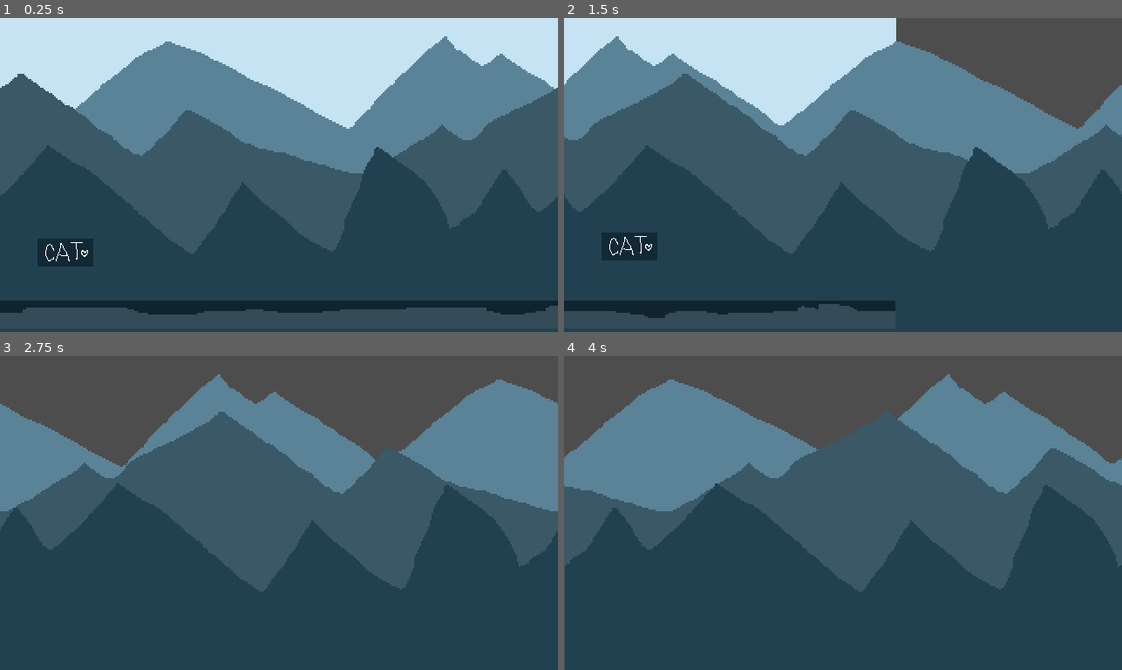
Above: before the commit, frames 1-4 (two rows, left to right).
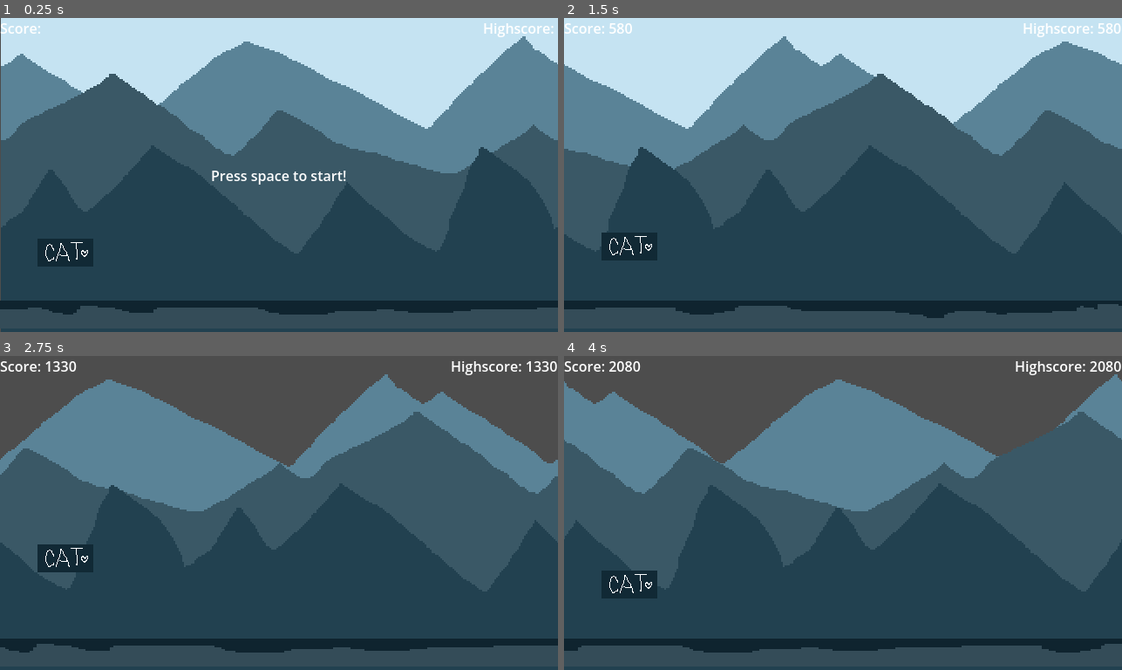
Above: after the commit, the same moments.

Repository: NeoRain314/GodotProjects
Game: Godot game, scene res://scenes/main.tscn
Same seed, same stepped clock (60 frames per second), same inputs: the game is played once before the commit and once after it.
Inputs:
- Up to frame 1 (0.25 s): no input
- Up to frame 2 (1.5 s): tap Space at 0.5 s; hold Enter (ui_accept) 0.53-1.28 s; tap Enter (ui_accept) at 1.35 s
- Up to frame 3 (2.75 s): tap Enter (ui_accept) at 1.52, 1.82 s; hold Down (ui_down) from 2.03 s (still down); hold Enter (ui_accept) from 2.03 s (still down)
- Up to frame 4 (4 s): release Down (ui_down) at 2.78 s; release Enter (ui_accept) at 2.78 s; tap Enter (ui_accept) at 2.85, 3.02, 3.32 s; hold Enter (ui_accept) from 3.53 s (still down)

The runs differ from the first frame. In frame 1, 20% of the frame differs, in the area x 0-100%, y 0-100%; in frame 2, 31%, in the area x 0-100%, y 0-96%; in frame 3, 28%; in frame 4, 28%.

Commit message:
added git ignore and working on base concept of endless runner

Diff:
--- a/cat-endless-runner/scenes/background.tscn
+++ b/cat-endless-runner/scenes/background.tscn
@@ -2,6 +2,7 @@
 
 [ext_resource type="Texture2D" uid="uid://bpiwnicw0kkw0" path="res://assets/img/background/background_04.png" id="1_splo0"]
 [ext_resource type="Texture2D" uid="uid://c1pxjmr3pe2s3" path="res://assets/img/background/background_01.png" id="2_eq6nc"]
+[ext_resource type="Script" uid="uid://dnm2e38bsupts" path="res://scenes/sky_background.gd" id="2_wisxt"]
 [ext_resource type="Texture2D" uid="uid://bnh5tjh4e5hri" path="res://assets/img/background/background_02.png" id="3_bpugw"]
 [ext_resource type="Texture2D" uid="uid://b7ruifcfpm7vu" path="res://assets/img/background/background_03.png" id="4_gjjrj"]
 
@@ -13,6 +14,7 @@
 scale = Vector2(2, 2)
 texture = ExtResource("1_splo0")
 centered = false
+script = ExtResource("2_wisxt")
 
 [node name="Parallax2D" type="Parallax2D" parent="." unique_id=1895153374]
 scroll_scale = Vector2(0.6, 0.6)
--- /dev/null
+++ b/cat-endless-runner/scenes/hud.tscn
@@ -0,0 +1,37 @@
+[gd_scene format=3 uid="uid://cjon7wu0pwsuw"]
+
+[node name="HUD" type="CanvasLayer" unique_id=1458896657]
+
+[node name="ScoreLabel" type="Label" parent="." unique_id=1169460745]
+offset_right = 52.0
+offset_bottom = 23.0
+size_flags_horizontal = 0
+size_flags_vertical = 0
+text = "Score: "
+
+[node name="HighscoreLabel" type="Label" parent="." unique_id=1963836722]
+anchors_preset = 1
+anchor_left = 1.0
+anchor_right = 1.0
+offset_left = -86.0
+offset_bottom = 23.0
+grow_horizontal = 0
+size_flags_horizontal = 0
+size_flags_vertical = 0
+text = "Highscore: "
+
+[node name="StartLabel" type="Label" parent="." unique_id=192228199]
+anchors_preset = 8
+anchor_left = 0.5
+anchor_top = 0.5
+anchor_right = 0.5
+anchor_bottom = 0.5
+offset_left = -78.0
+offset_top = -11.5
+offset_right = 78.0
+offset_bottom = 11.5
+grow_horizontal = 2
+grow_vertical = 2
+size_flags_horizontal = 0
+size_flags_vertical = 0
+text = "Press space to start!"
--- a/cat-endless-runner/scenes/main.gd
+++ b/cat-endless-runner/scenes/main.gd
@@ -2,24 +2,58 @@
 
 const PLAYER_START_POS := Vector2i(75, 244)
 const CAM_START_POS := Vector2i(320, 184)
-
+var score : int
+var highscore : int
 var speed : float
 const START_SPEED : float = 10.0
 const MAX_SPEED : int = 25
+var screen_size : Vector2i
+var game_running : bool
 
 
 # Called when the node enters the scene tree for the first time.
 func _ready() -> void:
+	screen_size = get_window().size
 	new_game()
 
 func new_game():
+	#reset variables
+	score = 0
+	highscore = 0
+
+	#reset nodes
 	$Player.position = PLAYER_START_POS
 	$Player.velocity = Vector2i(0, 0)
 	$Camera2D.position = CAM_START_POS
 	$Ground.position = Vector2i(0, 352)
 
+	#reset hud
+	$HUD.get_node("StartLabel").show()
+
 # Called every frame. 'delta' is the elapsed time since the previous frame.
 func _process(delta: float) -> void:
-	speed = START_SPEED
-	$Player.position.x += speed
-	$Camera2D.position.x += speed
+	if game_running:
+		speed = START_SPEED
+
+		#move player an cam
+		$Player.position.x += speed
+		$Camera2D.position.x += speed
+
+		#update score
+		score += speed
+		if score > highscore:
+			highscore = score
+		print(score)
+		show_score()
+
+		#update ground position
+		if $Camera2D.position.x - $Ground.position.x > screen_size.x * 1.5:
+			$Ground.position.x += screen_size.x
+	else:
+		if Input.is_action_pressed("ui_accept"):
+			game_running = true
+			$HUD.get_node("StartLabel").hide()
+
+func show_score():
+	$HUD.get_node("ScoreLabel").text = "Score: " + str(score)
+	$HUD.get_node("HighscoreLabel").text = "Highscore: " + str(highscore)
--- a/cat-endless-runner/scenes/main.tscn
+++ b/cat-endless-runner/scenes/main.tscn
@@ -4,6 +4,7 @@
 [ext_resource type="Script" uid="uid://cupq647au0og6" path="res://scenes/main.gd" id="1_jyhfs"]
 [ext_resource type="PackedScene" uid="uid://jsh4ji2rygb3" path="res://scenes/ground.tscn" id="2_1bvp3"]
 [ext_resource type="PackedScene" uid="uid://wk3uydmj08qr" path="res://scenes/player.tscn" id="3_lquwl"]
+[ext_resource type="PackedScene" uid="uid://cjon7wu0pwsuw" path="res://scenes/hud.tscn" id="5_tbgi4"]
 
 [node name="Main" type="Node" unique_id=136162594]
 script = ExtResource("1_jyhfs")
@@ -18,3 +19,5 @@
 
 [node name="Player" parent="." unique_id=1960239093 instance=ExtResource("3_lquwl")]
 position = Vector2(74, 246)
+
+[node name="HUD" parent="." unique_id=1458896657 instance=ExtResource("5_tbgi4")]
--- /dev/null
+++ b/cat-endless-runner/scenes/sky_background.gd
@@ -0,0 +1,11 @@
+extends Sprite2D
+
+
+# Called when the node enters the scene tree for the first time.
+func _ready() -> void:
+	pass # Replace with function body.
+
+
+# Called every frame. 'delta' is the elapsed time since the previous frame.
+func _process(delta: float) -> void:
+	pass
Not shown, added: cat-endless-runner/scenes/sky_background.gd.uid
Not shown, added: .gitignore
